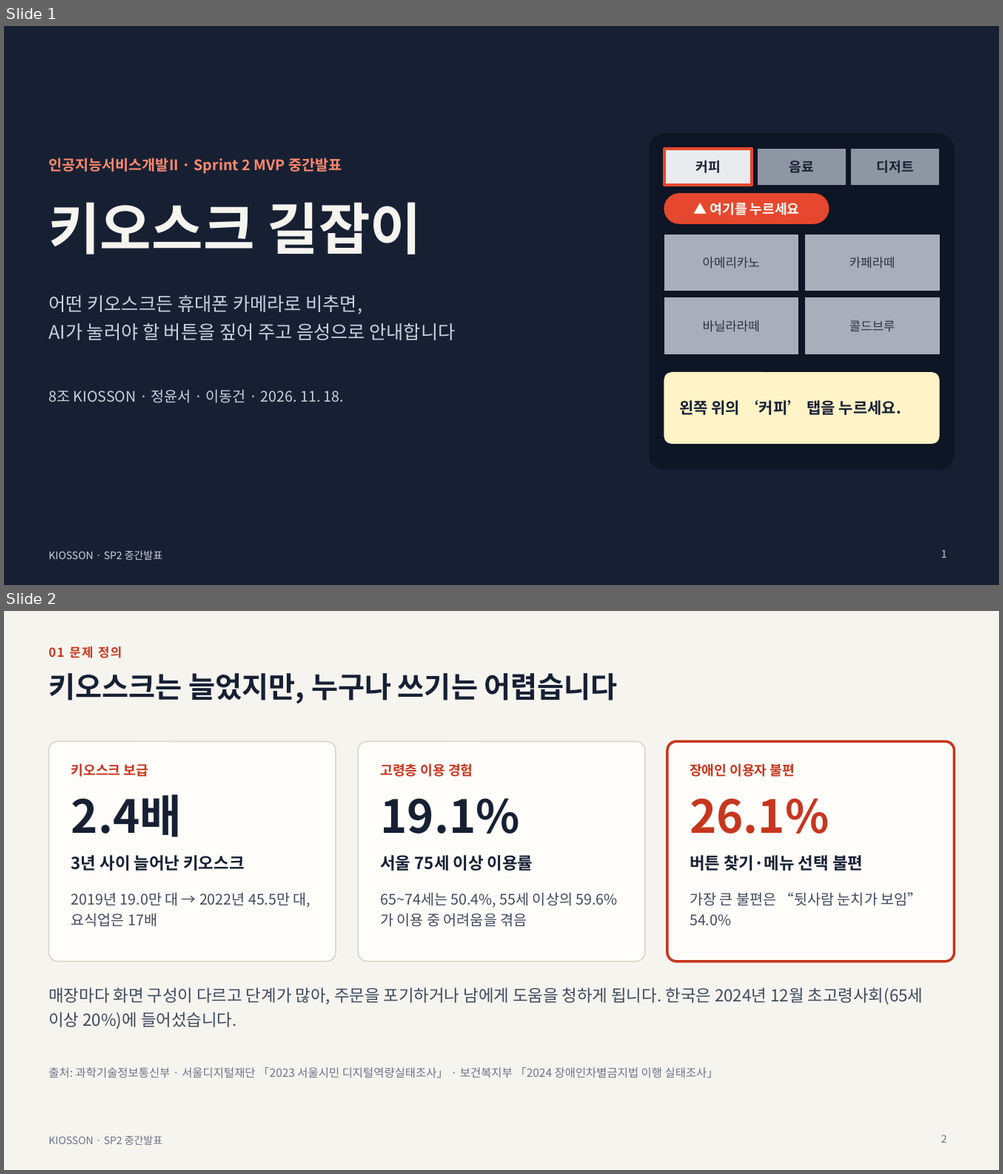
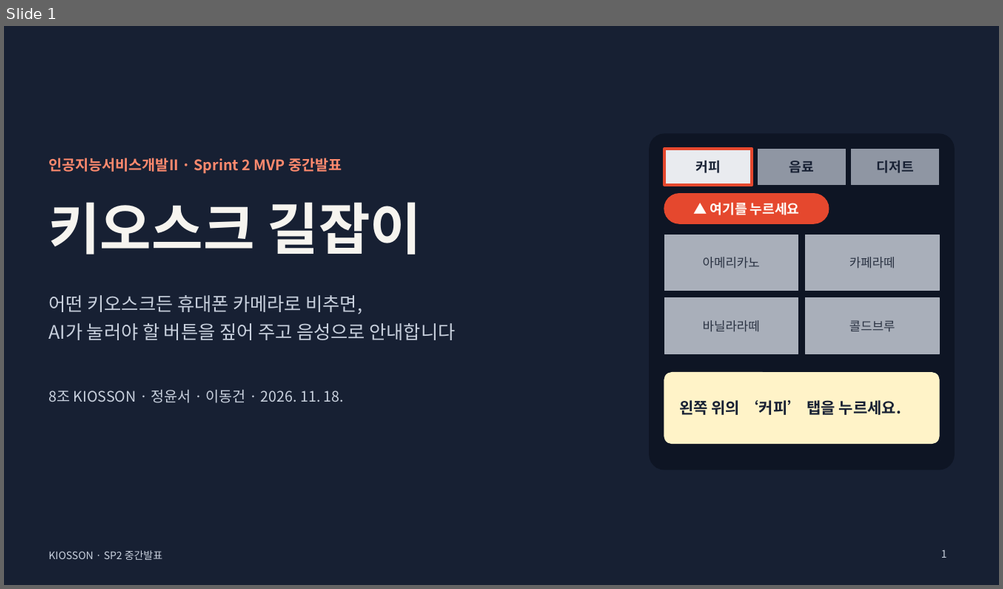
Before and after one commit to TeamProjectAIServiceDevelop/team-project, a slide deck: 자료/중간발표/중간발표.pptx. Shown one above the other, each under a label of ours: slides 1 and 2 before the commit, slide 1 after it. The pictures are 1003x1174 and 1003x589 pixels, drawn with LibreOffice and Linux fonts; fonts in the diff are those of the drawing. Boxes give left, top, right and bottom in pixels: in the first picture for what was removed or moved away, otherwise in the second. Text is boxed around its words. In the diff, an @@ line names an element or a change of style, - is before the commit and + after.

```diff
--- a/자료/중간발표/중간발표.pptx
+++ b/자료/중간발표/중간발표.pptx
@@ slide 2 removed at (4,611,999,1170), background #F6F4EF @@
@@ text removed at (48,647,122,658) @@
-01 문제 정의
@@ title removed at (48,673,617,704) @@
-키오스크는 늘었지만, 누구나 쓰기는 어렵습니다
@@ rounded rectangle removed at (48,741,336,962) @@
@@ rounded rectangle removed at (358,741,644,962) @@
@@ rounded rectangle removed at (667,741,954,962) @@
@@ text removed at (71,763,148,777) @@
-키오스크 보급
@@ text removed at (380,763,472,777) @@
-고령층 이용 경험
@@ text removed at (689,763,794,777) @@
-장애인 이용자 불편
@@ text removed at (71,795,182,837) @@
-2.4배
@@ text removed at (380,798,519,834) @@
-19.1%
@@ text removed at (689,798,828,834) @@
-26.1%
@@ text removed at (71,855,244,871) @@
-3년 사이 늘어난 키오스크
@@ text removed at (380,855,533,871) @@
-서울 75세 이상 이용률
@@ text removed at (689,855,862,871) @@
-버튼 찾기·메뉴 선택 불편
@@ text removed at (71,892,311,927) @@
-2019년 19.0만 대 → 2022년 45.5만 대, 요식업은 17배
@@ text removed at (380,892,617,927) @@
-65~74세는 50.4%, 55세 이상의 59.6%가 이용 중 어려움을 겪음
@@ text removed at (689,892,922,925) @@
-가장 큰 불편은 “뒷사람 눈치가 보임” 54.0%
@@ text removed at (48,988,923,1029) @@
-매장마다 화면 구성이 다르고 단계가 많아, 주문을 포기하거나 남에게 도움을 청하게 됩니다. 한국은 2024년 12월 초고령사회(65세 이상 20%)에 들어섰습니다.
@@ text removed at (48,1068,718,1079) @@
-출처: 과학기술정보통신부 · 서울디지털재단 「2023 서울시민 디지털역량실태조사」 · 보건복지부 「2024 장애인차별금지법 이행 실태조사」
@@ text removed at (48,1136,162,1145) @@
-KIOSSON · SP2 중간발표
@@ page number removed at (941,1135,947,1143) @@
-2
```
Also in this commit, not shown: 7 slides changed, 1 slide added, 3 other slides removed, 2 other files.
